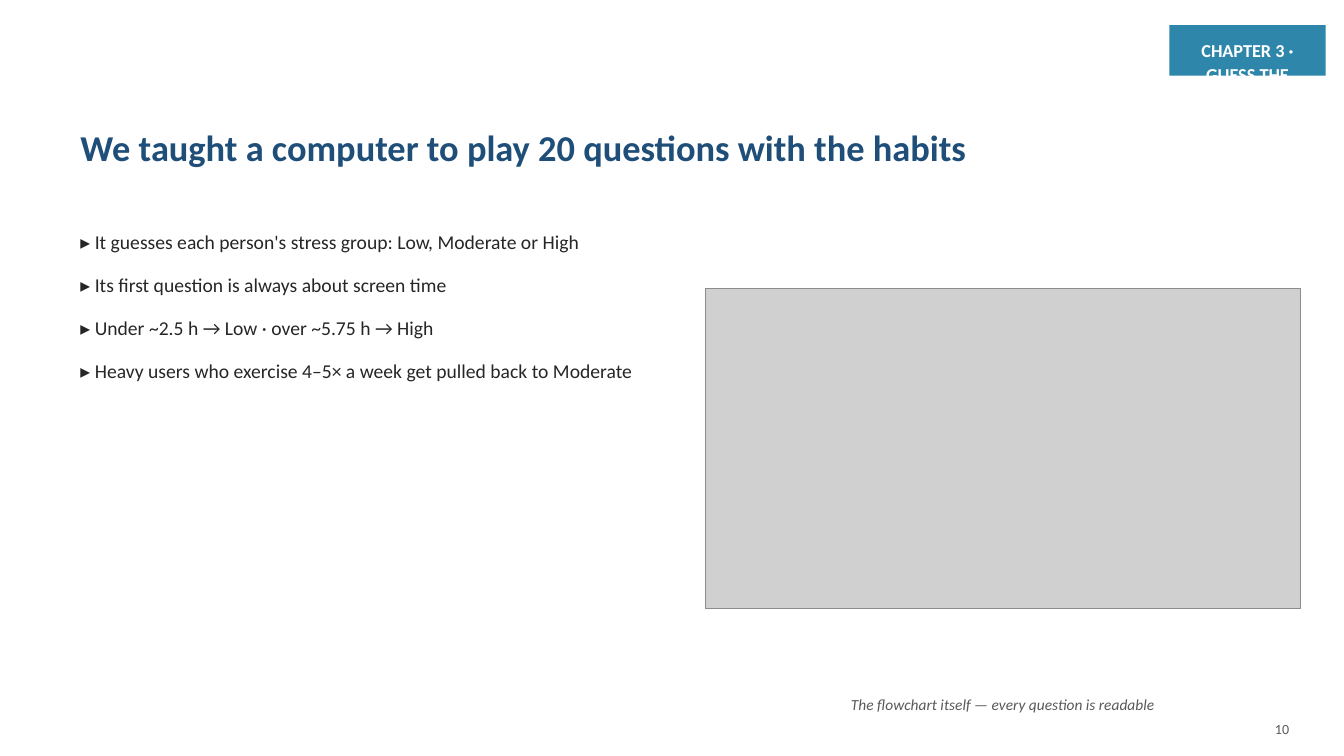
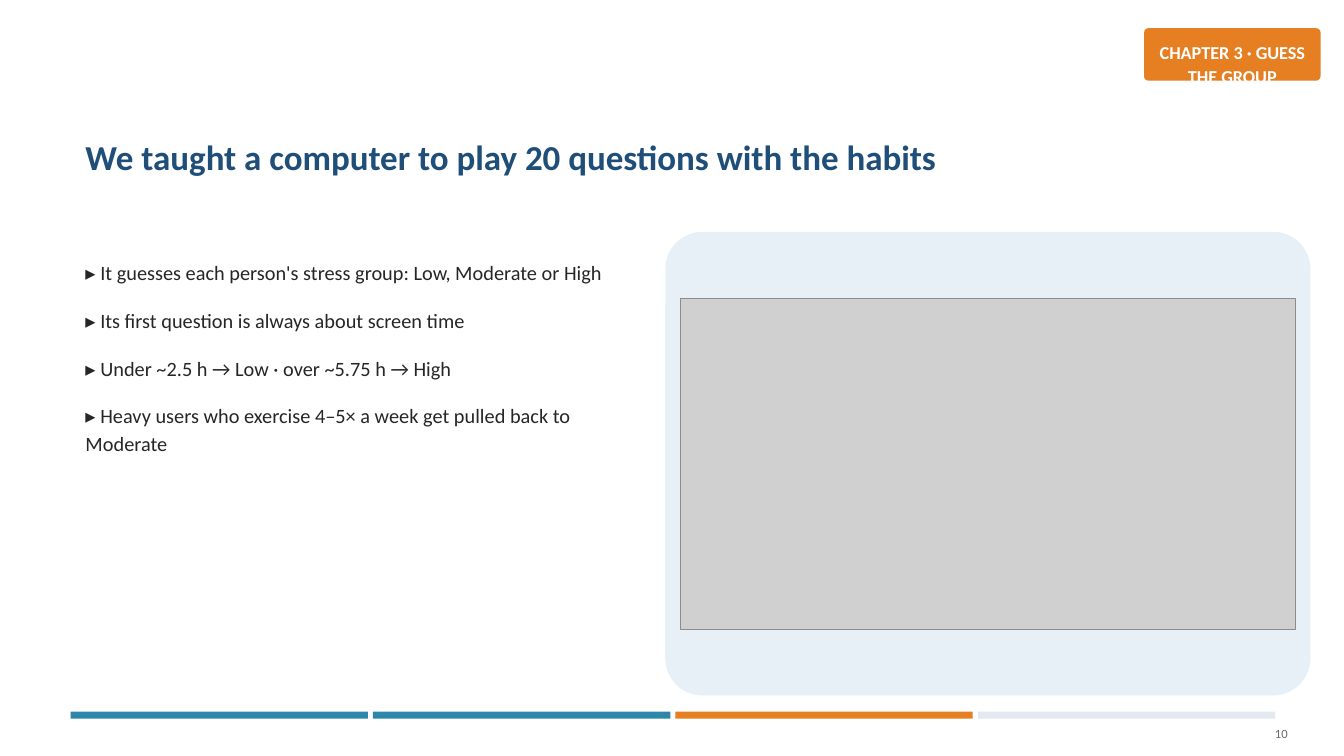
Before and after one commit to jaismine19/social-media-stress-analysis, a slide deck: slide 10 of presentation/Social_Media_Stress_Presentation.pptx. Drawn at 1344x756 pixels with LibreOffice and Linux fonts; fonts in the diff are those of the drawing; grey boxes stand for pictures. Boxes give left, top, right and bottom in pixels: in the first picture for what was removed or moved away, otherwise in the second. Text is boxed around its words. In the diff, an @@ line names an element or a change of style, - is before the commit and + after.

```diff
--- a/presentation/Social_Media_Stress_Presentation.pptx
+++ b/presentation/Social_Media_Stress_Presentation.pptx
@@ rounded rectangle: place and size @@
-rounded rectangle at [1170, 25, 1326, 76]
+rounded rectangle at [1144, 28, 1321, 81]
@@ rounded rectangle at [1144, 28, 1321, 81]: rectangle to rounded rectangle; fill #2E86AB to #E67E22 @@
@@ text "CHAPTER 3 · GUESS THE ..." rewrapped from [1201, 45, 1289, 76] to [1160, 47, 1305, 81] @@
@@ text "We taught a computer to ...": place and size @@
-text "We taught a computer to ..." at [80, 135, 966, 167]
+text "We taught a computer to ..." at [85, 145, 936, 176]
@@ text "We taught a computer to ..." at [85, 145, 936, 176]: size 26 to 25 pt @@
@@ rounded rectangle added at [665, 232, 1311, 696], fill #E8F0F7 @@
@@ text "▸ It guesses each person's ...": place and size @@
-text "▸ It guesses each person's ..." at [95, 235, 632, 382]
+text "▸ It guesses each person's ..." at [85, 266, 602, 451]
@@ text "▸ It guesses each person's ..." at [85, 266, 602, 451]: size 14 to 14.5 pt; line spacing 1.12 to 1.15; more space between paragraphs @@
@@ picture: place and size @@
-picture at [706, 288, 1301, 609]
+picture at [681, 298, 1296, 630]
@@ rectangle added at [71, 712, 368, 719], fill #2E86AB @@
@@ rectangle added at [373, 712, 670, 719], fill #2E86AB @@
@@ rectangle added at [676, 712, 973, 719], fill #E67E22 @@
@@ text removed at [851, 699, 1154, 713] @@
-The flowchart itself — every question is readable
@@ rectangle added at [978, 712, 1275, 719], fill #E3E9F0 @@
@@ text "10" at [1275, 730, 1288, 738]: size 10 to 9 pt, text colour #595959 to #6B6B6B @@
```
Also in this commit, not shown: 15 other slides changed.
